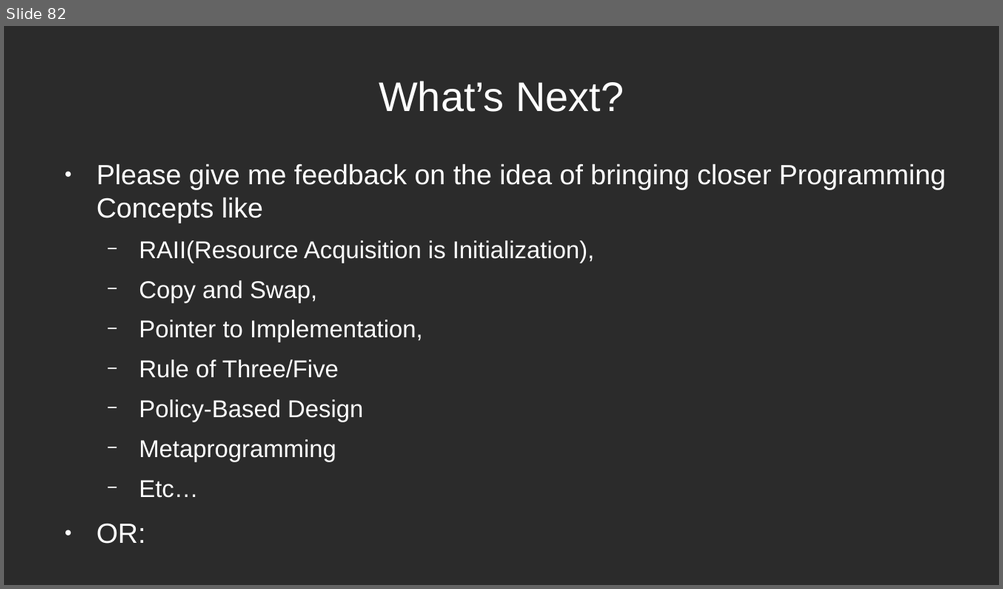
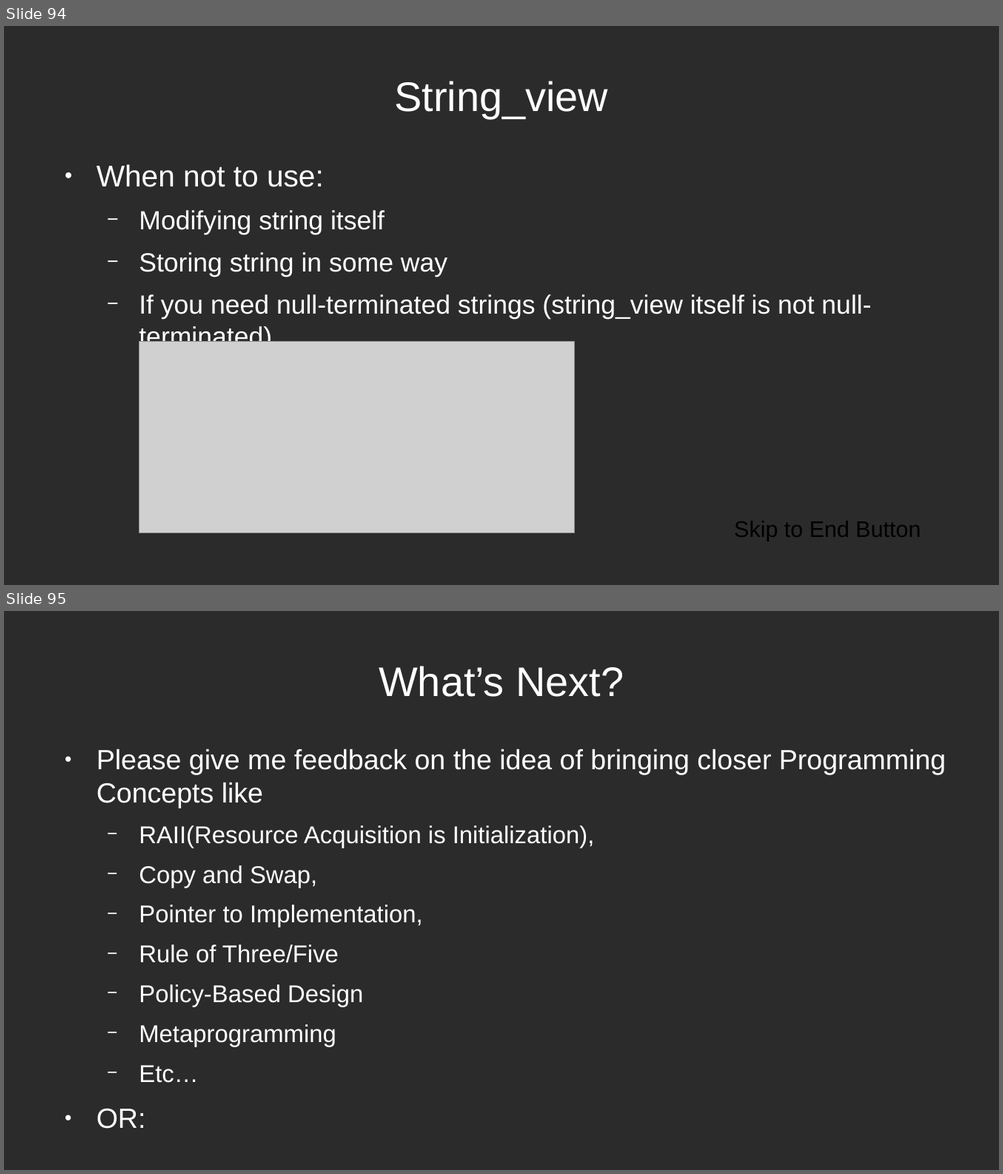
Before and after one commit to mleibeng/Crash-Course-CPP-11-17, a slide deck: Presentation/Crash Course CPP.odp. Shown one above the other, each under a label of ours: slide 82 before the commit, slides 94 and 95 after it. The pictures are 1003x589 and 1003x1174 pixels, drawn with LibreOffice and Linux fonts; fonts in the diff are those of the drawing; grey boxes stand for pictures; background and template pictures are left out; a plain dark background stands for a picture behind light text. Boxes give left, top, right and bottom in pixels: in the first picture for what was removed or moved away, otherwise in the second. Text is boxed around its words. In the diff, an @@ line names an element or a change of style, - is before the commit and + after.

```diff
--- a/Presentation/Crash Course CPP.odp
+++ b/Presentation/Crash Course CPP.odp
@@ slide 94 added at <box>4,26,999,585</box>, background picture (left out) @@
@@ title added at <box>394,81,608,118</box>, 33 pt, text #FFFFFF @@
+String_view
@@ text added at <box>96,164,871,351</box>, 21 pt, text #FFFFFF @@
+● When not to use:
+  − Modifying string itself
+  − Storing string in some way
+  − If you need null-terminated strings (string_view itself is not null-terminated)
@@ picture added at <box>139,342,575,533</box> @@
@@ text added at <box>734,521,920,542</box>, 18 pt, text #000000 @@
+Skip to End Button
@@ what was slide 82 is now slide 95 @@
```
Also in this commit, not shown: 2 slides changed, 12 other slides added.
